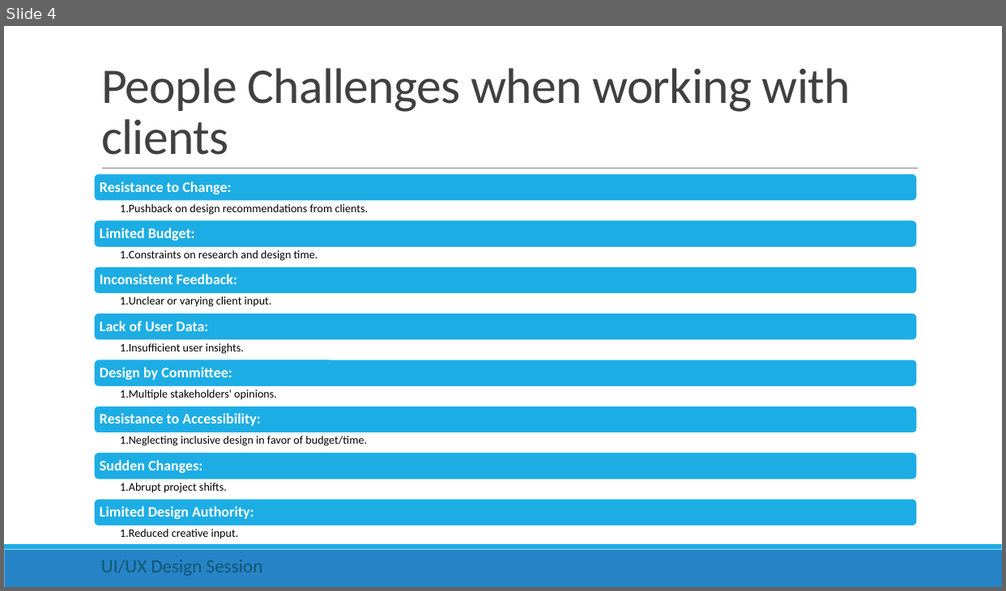
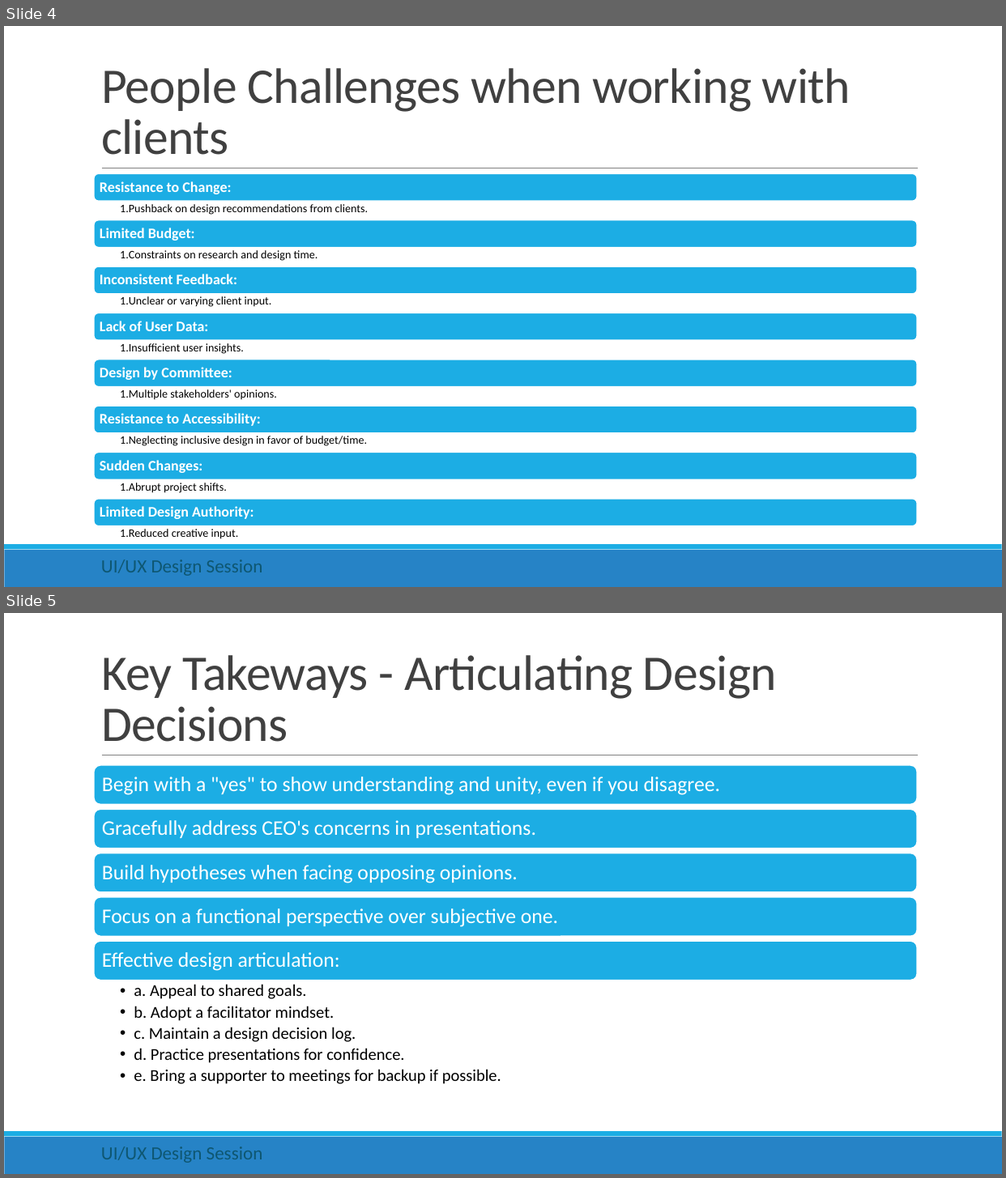
Before and after one commit to rishigujadhur1/Slides, a slide deck: UI/UI Session 0.pptx. Shown one above the other, each under a label of ours: slide 4 before the commit, slides 4 and 5 after it. The pictures are 1006x591 and 1006x1178 pixels, drawn with LibreOffice and Linux fonts; fonts in the diff are those of the drawing. Boxes give left, top, right and bottom in pixels: in the first picture for what was removed or moved away, otherwise in the second. Text is boxed around its words. In the diff, an @@ line names an element or a change of style, - is before the commit and + after.

Commit message:
UI Design process slides

```diff
--- a/UI/UI Session 0.pptx
+++ b/UI/UI Session 0.pptx
@@ slide 5 added at <box>4,613,1002,1174</box>, background #FFFFFF; not listed: 3 template elements that a slide beside it also shows @@
@@ title added at <box>101,655,777,742</box>, 48 pt, text #404040 @@
+Key Takeways - Articulating Design Decisions
@@ group added at <box>94,765,918,1084</box>: 6 texts, 5 rounded rectangles @@
+Begin with a "yes" to show understanding and unity, even if you disagree.
+Gracefully address CEO's concerns in presentations.
+Build hypotheses when facing opposing opinions.
+Focus on a functional perspective over subjective one.
+Effective design articulation:
+  • a. Appeal to shared goals.
+  • b. Adopt a facilitator mindset.
+  • c. Maintain a design decision log.
+  • d. Practice presentations for confidence.
+  • e. Bring a supporter to meetings for backup if possible.
@@ text added at <box>101,1147,263,1163</box>, 18 pt, text #0E5772 @@
+UI/UX Design Session
```
Also in this commit, not shown: 2 other slides added.
